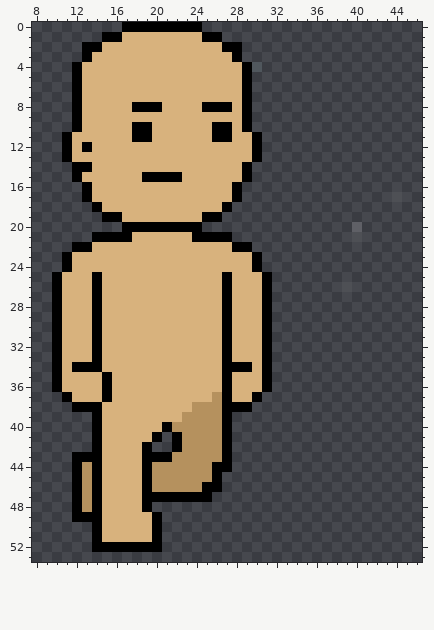
Pixel-art sprite, stored at img/human1-move-3.png. Above, as it was before the edit.
The file is 53x56 pixels. Pixels under 10% opacity are left out. Colours within 5 levels of each other are drawn and written as one. Shown: x 8..46, y 0..53.
The result:
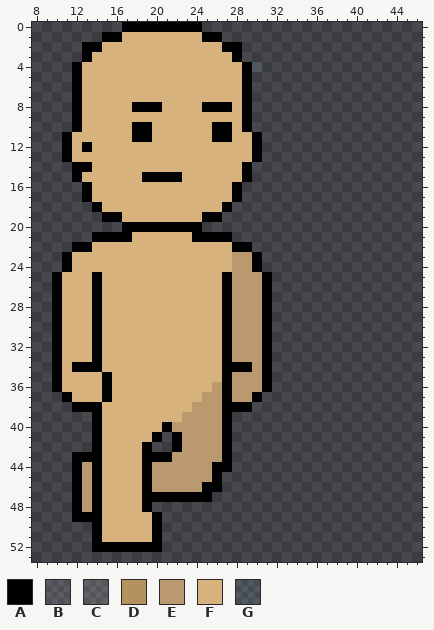
Palette (. is transparent): A #000000  B #ffffff1a  C #ffffff22  D #b5915e  E #b9996d  F #d8b27d  G #9fc8d11e
Change:
@@ x 8..46 @@
 16 .....AFFFFFFFFFFFFFFA..................
-17 .....AFFFFFFFFFFFFFFA...............B..
+17 .....AFFFFFFFFFFFFFFA..................
 18 ......AFFFFFFFFFFFFA...................
 19 .......AAFFFFFFFFAA....................
-20 .........AAAAAAAA...............C......
-21 ......AAAAFFFFFFAAAA............B......
+20 .........AAAAAAAA......................
+21 ......AAAAFFFFFFAAAA...................
 22 ....AAFFFFFFFFFFFFFFAA.................
-23 ...AFFFFFFFFFFFFFFFFFFA................
-24 ...AFFFFFFFFFFFFFFFFFFA................
-25 ..AFFFAFFFFFFFFFFFFAFFFA...............
-26 ..AFFFAFFFFFFFFFFFFAFFFA.......B.......
-27 ..AFFFAFFFFFFFFFFFFAFFFA...............
-28 ..AFFFAFFFFFFFFFFFFAFFFA...............
-29 ..AFFFAFFFFFFFFFFFFAFFFA...............
-30 ..AFFFAFFFFFFFFFFFFAFFFA...............
-31 ..AFFFAFFFFFFFFFFFFAFFFA...............
-32 ..AFFFAFFFFFFFFFFFFAFFFA...............
-33 ..AFFFAFFFFFFFFFFFFAFFFA...............
-34 ..AFAAAFFFFFFFFFFFFAAAFA...............
-35 ..AFFFFAFFFFFFFFFFFAFFFA...............
-36 ..AFFFFAFFFFFFFFFFFAFFFA...............
-37 ...AFFFAFFFFFFFFFFDAFFA................
-38 ....AAAFFFFFFFFFDDDAAA.................
-39 ......AFFFFFFFFDDDDA...................
-40 ......AFFFFFFADDDDDA...................
-41 ......AFFFFFA.ADDDDA...................
-42 ......AFFFFA..ADDDDA...................
-43 ....AAAFFFFAAADDDDDA...................
-44 ....ADAFFFFADDDDDDAA...................
-45 ....ADAFFFFADDDDDDA....................
-46 ....ADAFFFFADDDDDAA....................
-47 ....ADAFFFFAAAAAAA.....................
-48 ....ADAFFFFA...........................
+23 ...AFFFFFFFFFFFFFFFFEEA................
+24 ...AFFFFFFFFFFFFFFFFEEA................
+25 ..AFFFAFFFFFFFFFFFFAEEEA...............
+26 ..AFFFAFFFFFFFFFFFFAEEEA...............
+27 ..AFFFAFFFFFFFFFFFFAEEEA...............
+28 ..AFFFAFFFFFFFFFFFFAEEEA...............
+29 ..AFFFAFFFFFFFFFFFFAEEEA...............
+30 ..AFFFAFFFFFFFFFFFFAEEEA...............
+31 ..AFFFAFFFFFFFFFFFFAEEEA...............
+32 ..AFFFAFFFFFFFFFFFFAEEEA...............
+33 ..AFFFAFFFFFFFFFFFFAEEEA...............
+34 ..AFAAAFFFFFFFFFFFFAAAEA...............
+35 ..AFFFFAFFFFFFFFFFFAEEEA...............
+36 ..AFFFFAFFFFFFFFFFEAEEEA...............
+37 ...AFFFAFFFFFFFFFEEAEEA................
+38 ....AAAFFFFFFFFFEEEAAA.................
+39 ......AFFFFFFFFEEEEA...................
+40 ......AFFFFFFAEEEEEA...................
+41 ......AFFFFFA.AEEEEA...................
+42 ......AFFFFA..AEEEEA...................
+43 ....AAAFFFFAAAEEEEEA...................
+44 ....AEAFFFFAEEEEEEAA...................
+45 ....AEAFFFFAEEEEEEA....................
+46 ....AEAFFFFAEEEEEAA....................
+47 ....AEAFFFFAAAAAAA.....................
+48 ....AEAFFFFA...........................
 49 ....AAAFFFFFA..........................
Where, in picture pixels (left, top, right, bottom), the same in both pictures:
erased: (392, 192, 402, 202)
erased: (342, 222, 362, 292)
changed: (152, 252, 262, 492)
changed: (82, 462, 92, 512)
